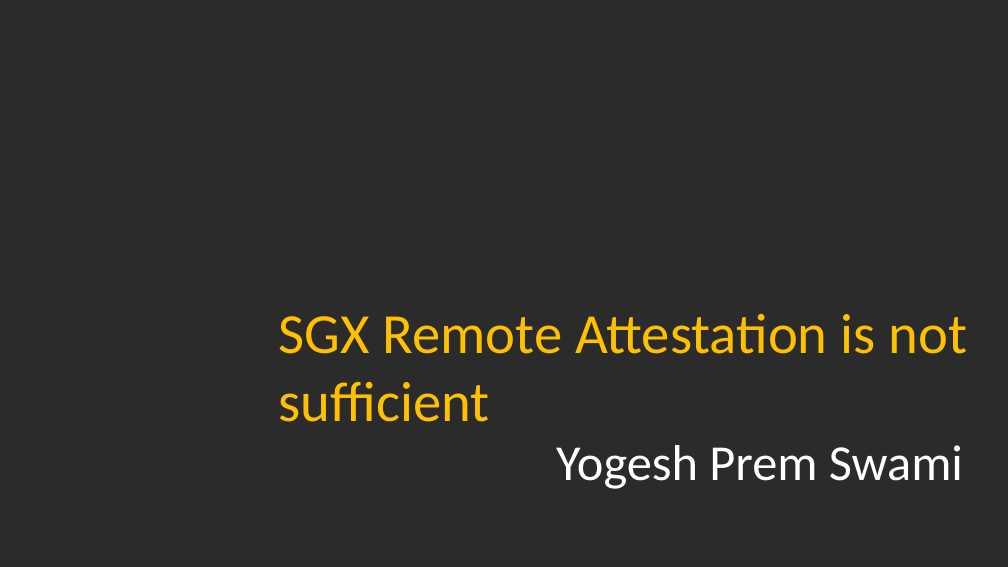
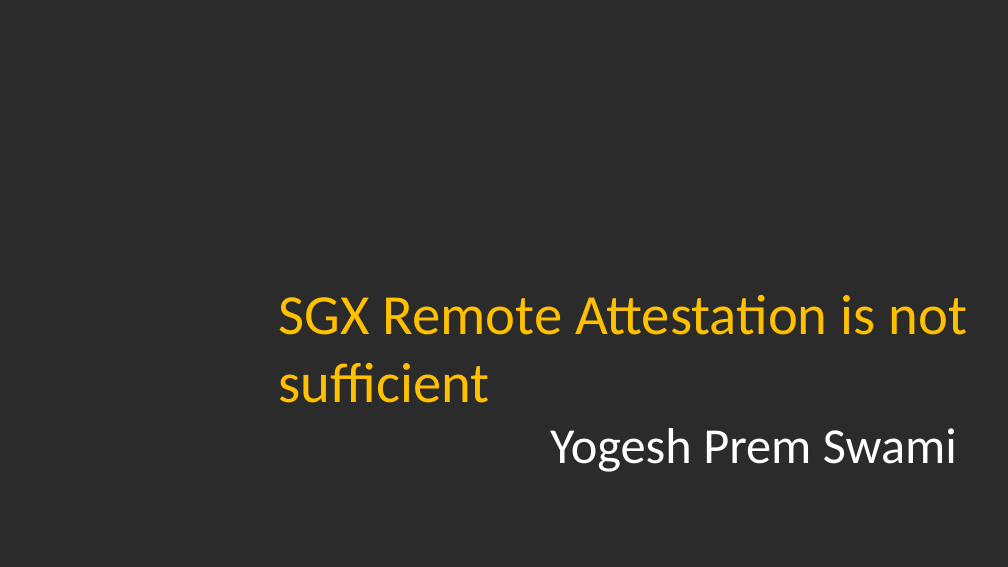
Before and after one commit to axelexic/sgx_remote_attestation_bh_17, a slide deck: slide 1 of presentation/us-17-Swami-SGX-Remote-Attestation-Is-Not-Sufficient.pptx. Drawn at 1008x567 pixels with LibreOffice and Linux fonts; fonts in the diff are those of the drawing; background and template pictures are left out; a plain dark background stands for a picture behind light text. Boxes give left, top, right and bottom in pixels: in the first picture for what was removed or moved away, otherwise in the second. Text is boxed around its words. In the diff, an @@ line names an element or a change of style, - is before the commit and + after.

```diff
--- a/presentation/us-17-Swami-SGX-Remote-Attestation-Is-Not-Sufficient.pptx
+++ b/presentation/us-17-Swami-SGX-Remote-Attestation-Is-Not-Sufficient.pptx
@@ text "SGX Remote Attestation is not ...": place and size @@
-text "SGX Remote Attestation is not ..." at (279,314,967,422)
+text "SGX Remote Attestation is not ..." at (279,295,967,403)
@@ text "Yogesh Prem Swami": place and size @@
-text "Yogesh Prem Swami" at (556,445,963,489)
+text "Yogesh Prem Swami" at (550,428,957,472)
```
Also in this commit, not shown: 5 other slides changed, 3 slides added, 2 slides removed.
